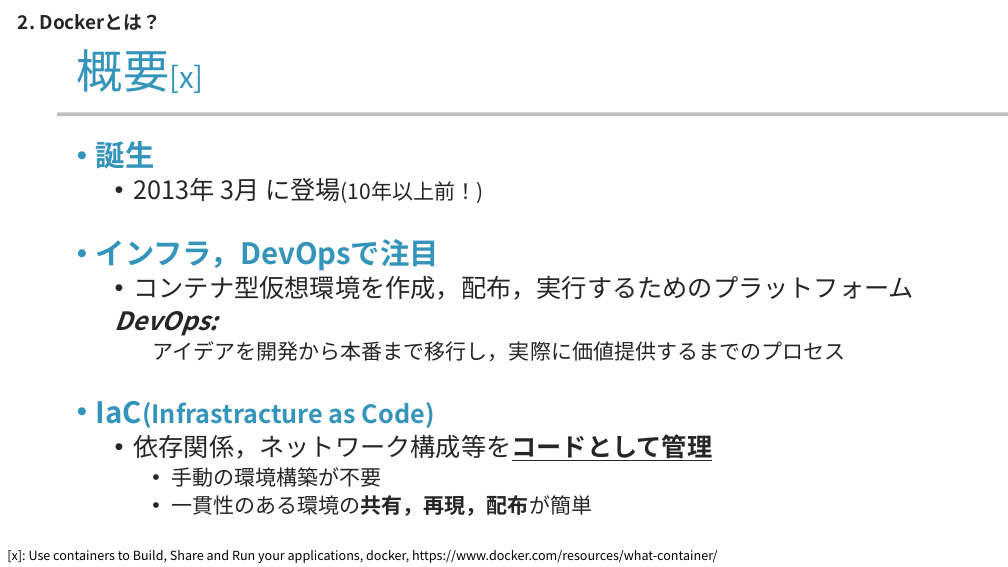
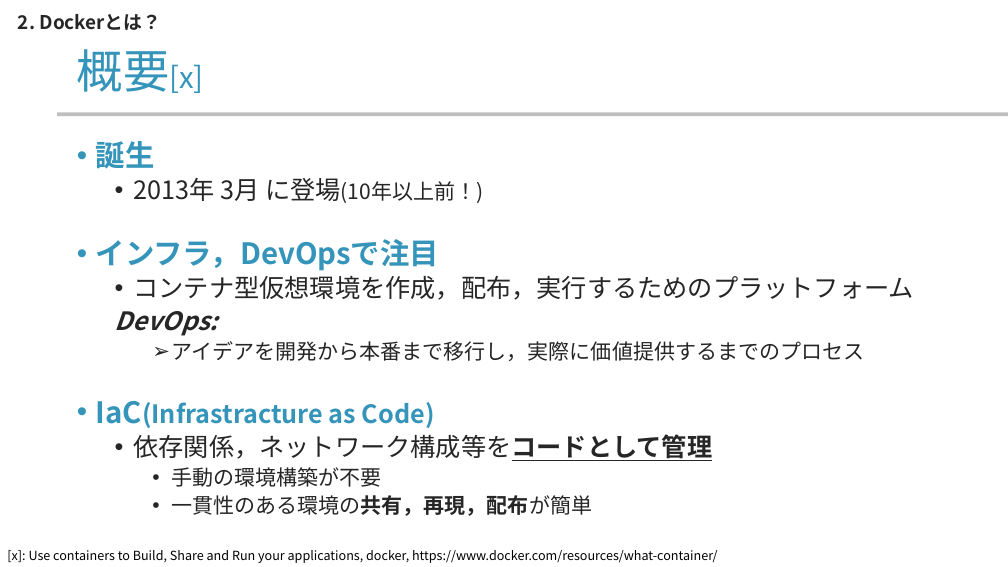
Before and after one commit to yamada-ai/java-prac, a slide deck: slide 8 of docker-container.pptx. Drawn at 1008x567 pixels with LibreOffice and Linux fonts; fonts in the diff are those of the drawing; background and template pictures are left out. Boxes give left, top, right and bottom in pixels: in the first picture for what was removed or moved away, otherwise in the second. Text is boxed around its words. In the diff, an @@ line names an element or a change of style, - is before the commit and + after.

Commit message:
pptx docker v4-2

```diff
--- a/docker-container.pptx
+++ b/docker-container.pptx
@@ text at (x1=171, y1=341, x2=864, y2=361): bullet none to ➢ @@
```
